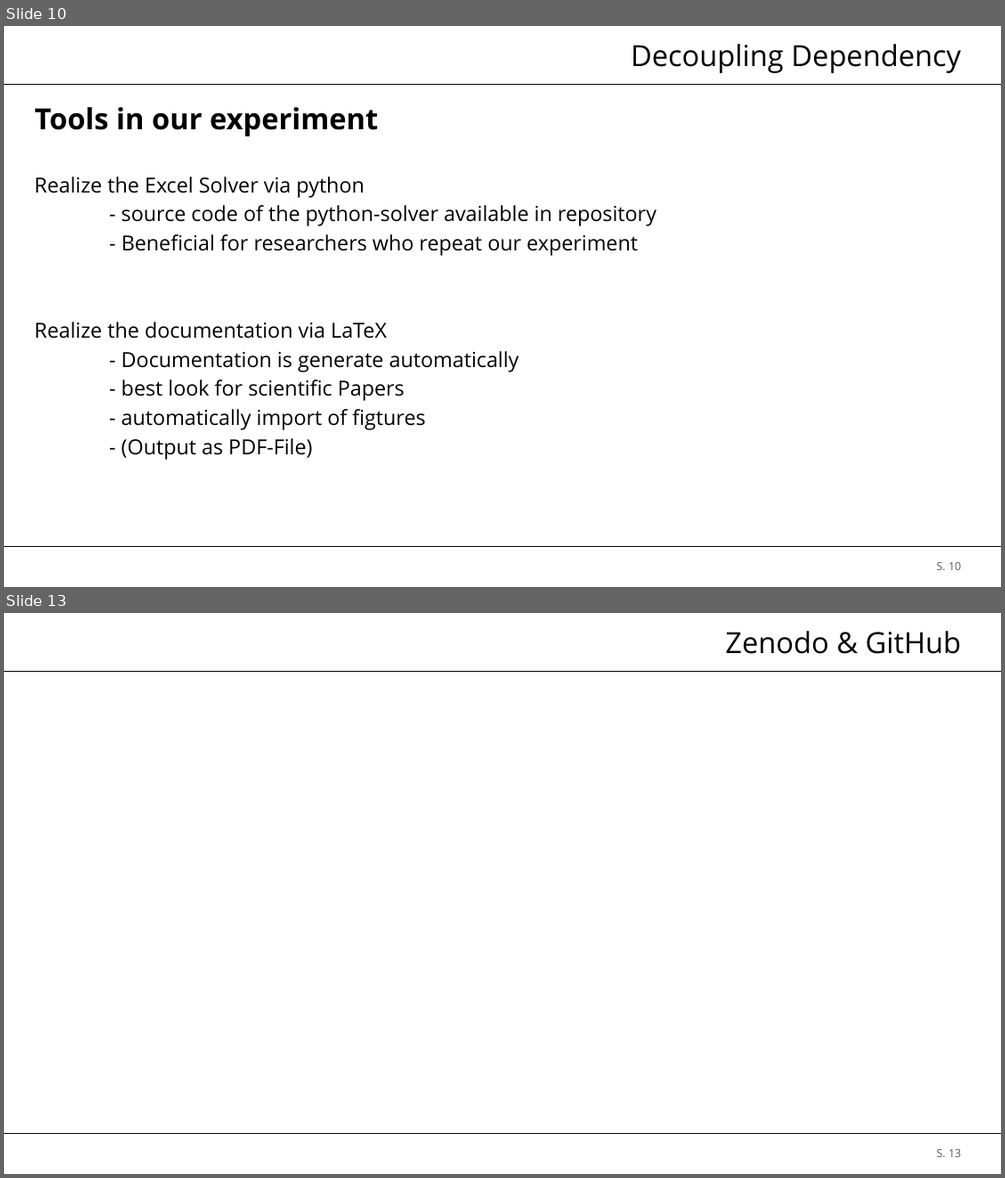
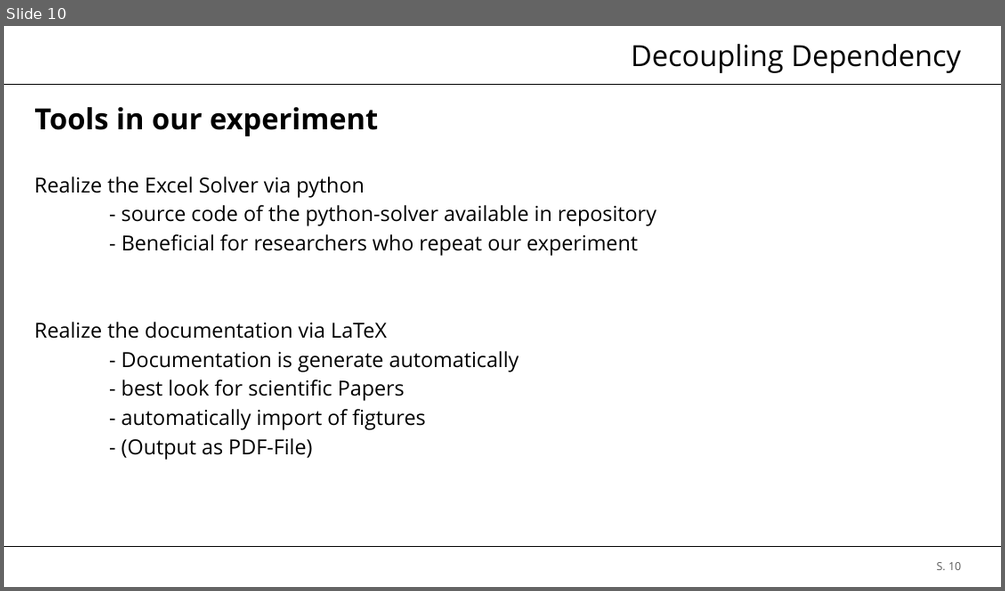
Before and after one commit to brt30696/REPRO_Rraesentation, a slide deck: Präsentation.pptx. Shown one above the other, each under a label of ours: slides 10 and 13 before the commit, slide 10 after it; the slides between them are not shown. The pictures are 1005x1178 and 1005x591 pixels, drawn with LibreOffice and Linux fonts; fonts in the diff are those of the drawing; background and template pictures are left out. Boxes give left, top, right and bottom in pixels: in the first picture for what was removed or moved away, otherwise in the second. Text is boxed around its words. In the diff, an @@ line names an element or a change of style, - is before the commit and + after.

```diff
--- a/Präsentation.pptx
+++ b/Präsentation.pptx
@@ slide 13 removed at (4, 613, 1001, 1174), background #FFFFFF; not listed: 2 template elements that a slide beside it also shows @@
@@ title removed at (725, 631, 962, 654) @@
-Zenodo & GitHub
@@ page number removed at (937, 1149, 961, 1157) @@
-S. 13
```
Also in this commit, not shown: 6 slides changed, 3 slides added, 1 other slide removed.
